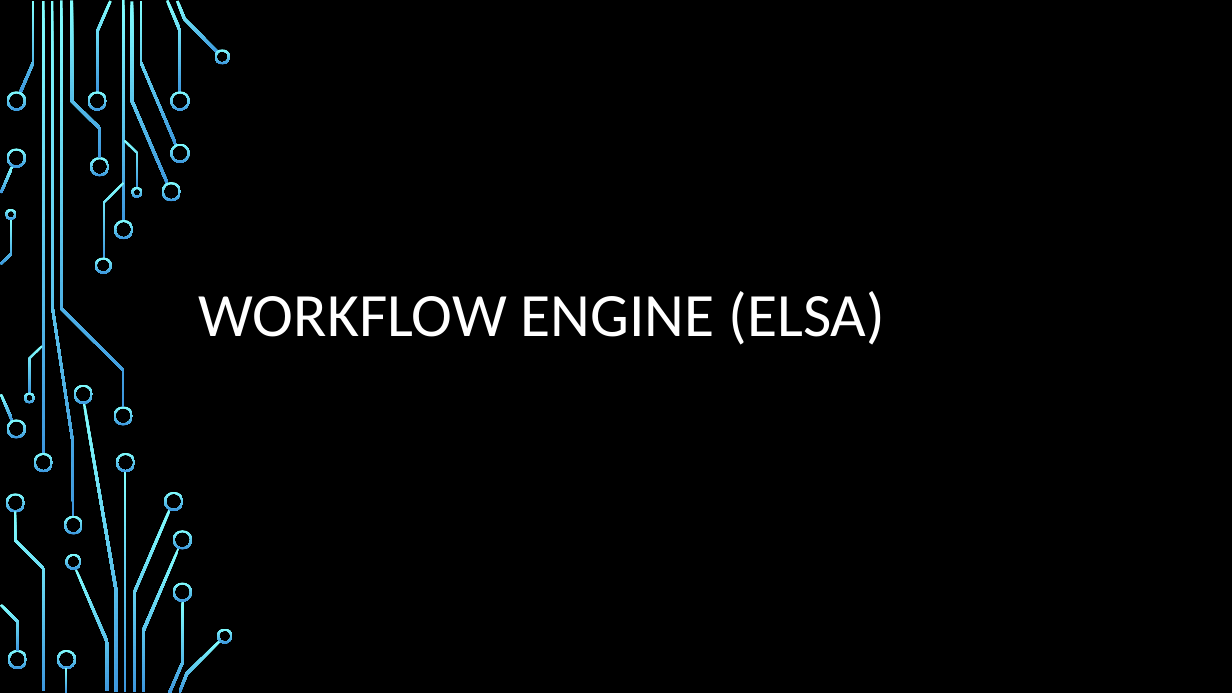
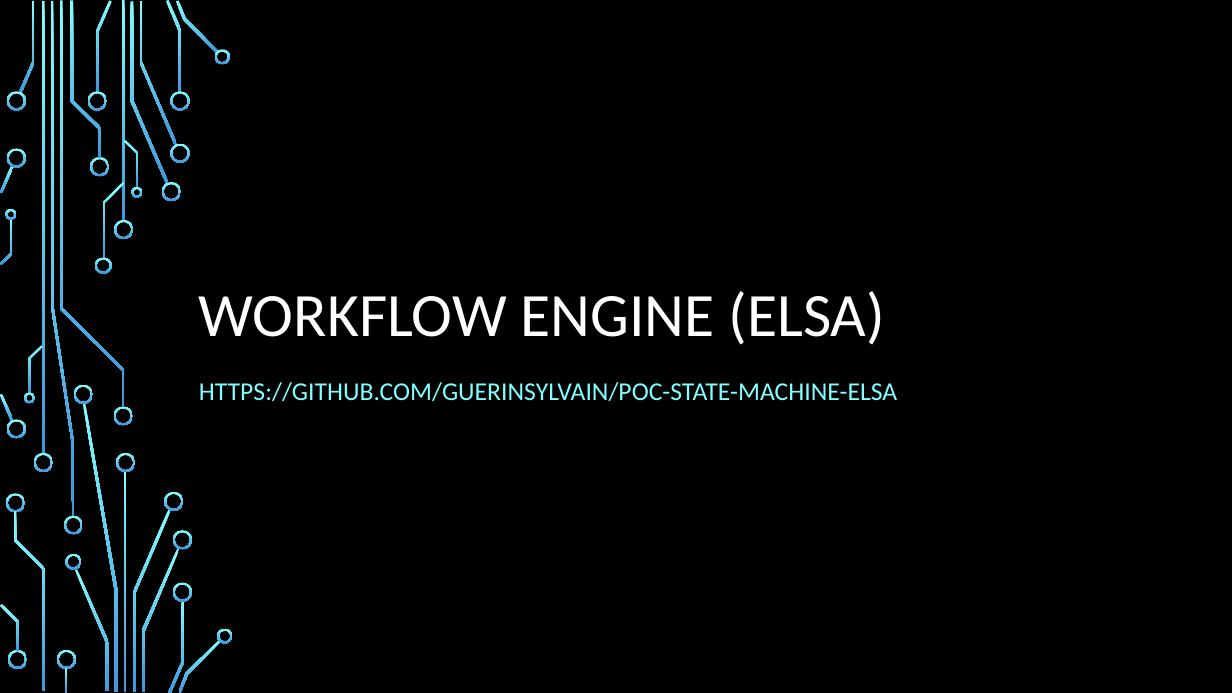
Before and after one commit to guerinsylvain/poc-state-machine-elsa, a slide deck: slide 1 of doc/demo.pptx. Drawn at 1232x693 pixels with LibreOffice and Linux fonts; fonts in the diff are those of the drawing; background and template pictures are left out. Boxes give left, top, right and bottom in pixels: in the first picture for what was removed or moved away, otherwise in the second. Text is boxed around its words. In the diff, an @@ line names an element or a change of style, - is before the commit and + after.

```diff
--- a/doc/demo.pptx
+++ b/doc/demo.pptx
@@ subtitle added at [199, 382, 898, 401], 20 pt, text #82FFFF @@
+HTTPS://GITHUB.COM/GUERINSYLVAIN/POC-STATE-MACHINE-ELSA
```
Also in this commit, not shown: 3 other slides changed.
